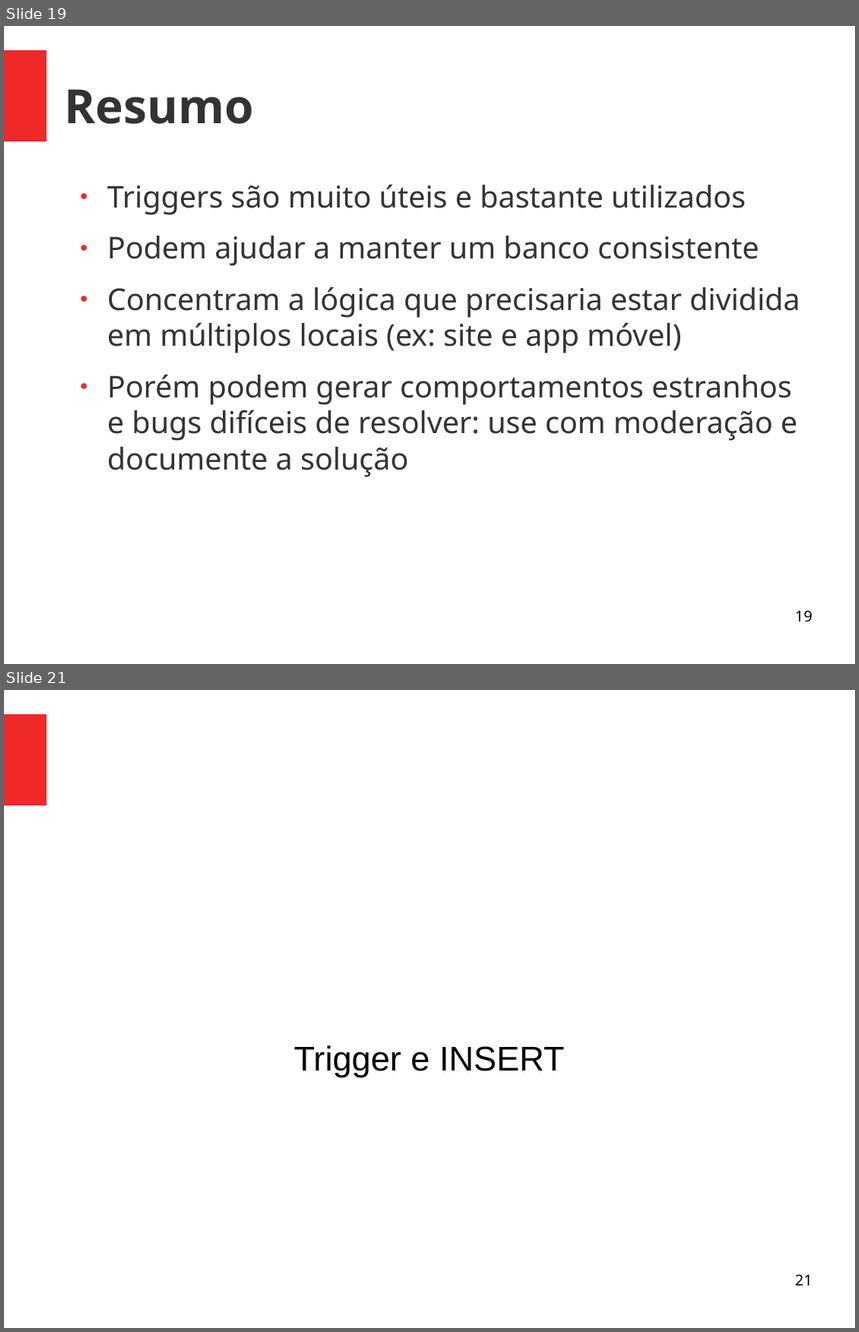
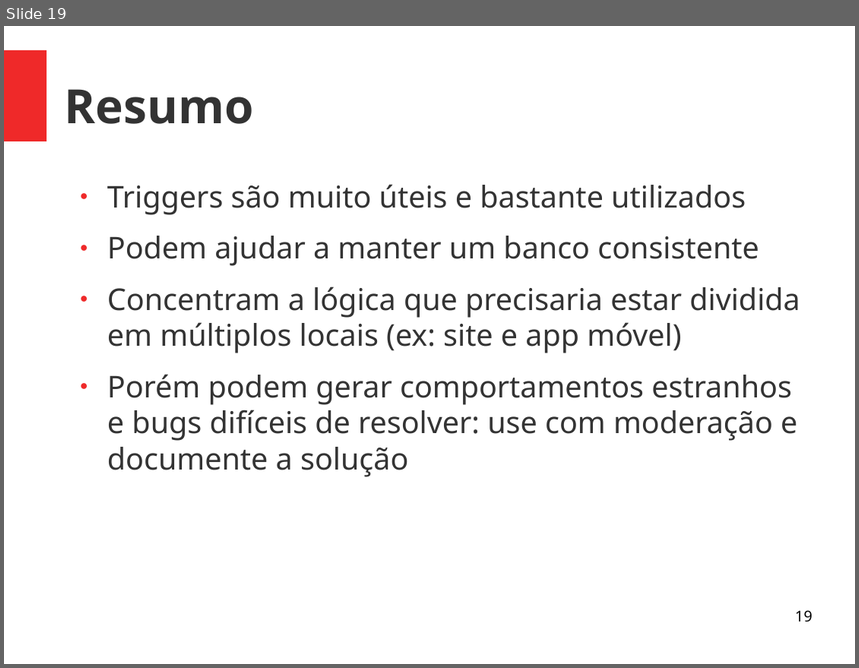
Before and after one commit to viniciusalveshax/aulas, a slide deck: banco-de-dados-2/10-triggers/bd2-triggers.odp. Shown one above the other, each under a label of ours: slides 19 and 21 before the commit, slide 19 after it; the slides between them are not shown. The pictures are 859x1332 and 859x668 pixels, drawn with LibreOffice and Linux fonts; fonts in the diff are those of the drawing. Boxes give left, top, right and bottom in pixels: in the first picture for what was removed or moved away, otherwise in the second. Text is boxed around its words. In the diff, an @@ line names an element or a change of style, - is before the commit and + after.

```diff
--- a/banco-de-dados-2/10-triggers/bd2-triggers.odp
+++ b/banco-de-dados-2/10-triggers/bd2-triggers.odp
@@ slide 21 removed at bbox=[4, 690, 855, 1328], background #FFFFFF; not listed: 1 template element that a slide beside it also shows @@
@@ subtitle removed at bbox=[294, 1046, 565, 1078] @@
-Trigger e INSERT
@@ page number removed at bbox=[795, 1274, 813, 1286] @@
-21
```
Also in this commit, not shown: 3 slides changed, 3 other slides removed, 1 other file.
